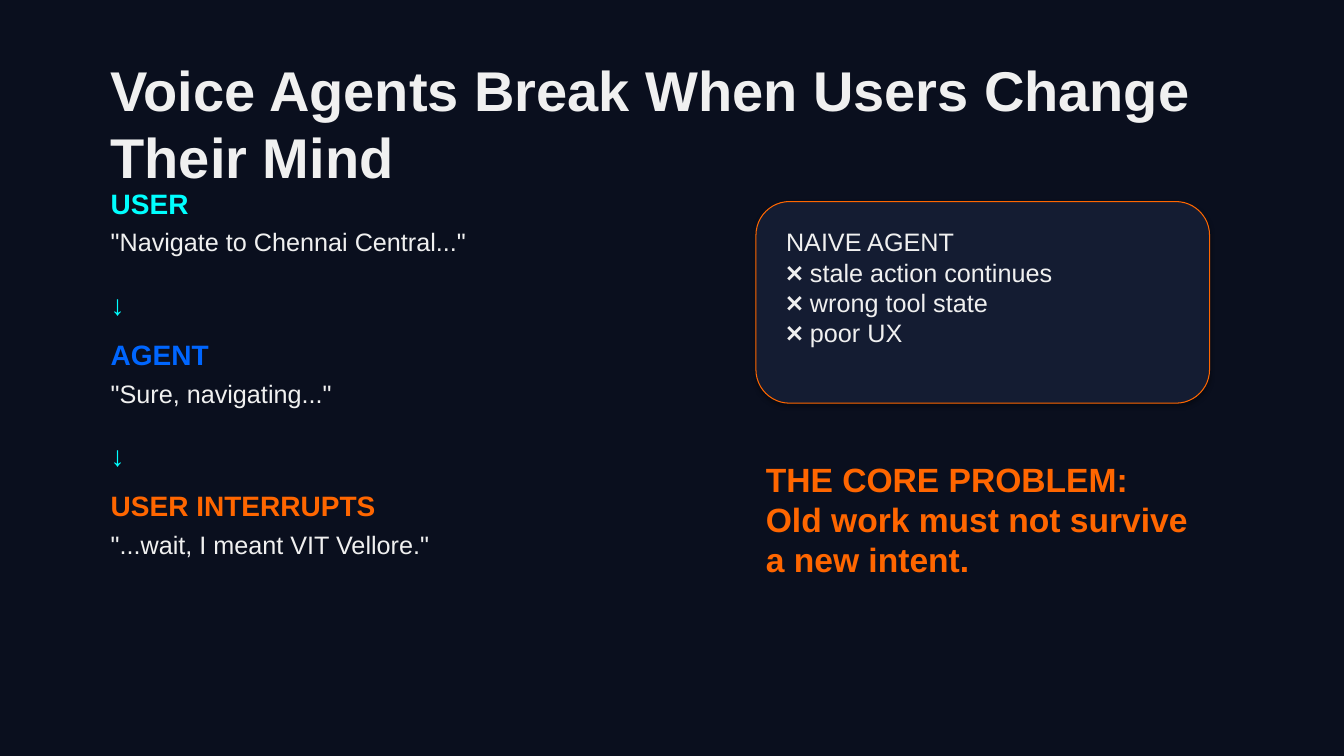
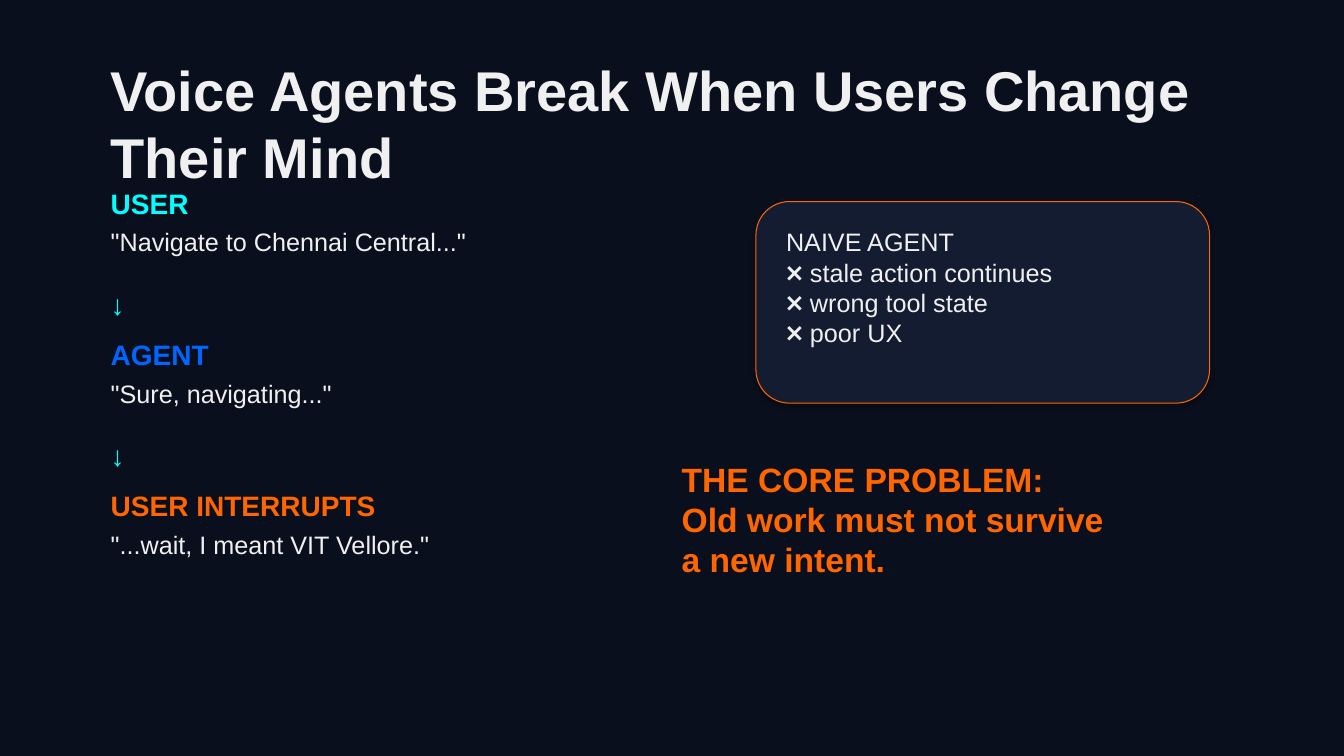
Before and after one commit to TiyasDas-81/Samsung_Prism, a slide deck: slide 2 of presentation/Samsung_PRISM_Theme05.pptx. Drawn at 1344x756 pixels with LibreOffice and Linux fonts; fonts in the diff are those of the drawing. Boxes give left, top, right and bottom in pixels: in the first picture for what was removed or moved away, otherwise in the second. Text is boxed around its words. In the diff, an @@ line names an element or a change of style, - is before the commit and + after.

Commit message:
Update final PRISM presentation

```diff
--- a/presentation/Samsung_PRISM_Theme05.pptx
+++ b/presentation/Samsung_PRISM_Theme05.pptx
@@ text "THE CORE PROBLEM: Old work ...": place and size @@
-text "THE CORE PROBLEM: Old work ..." at [766,468,1188,573]
+text "THE CORE PROBLEM: Old work ..." at [682,468,1104,573]
```
